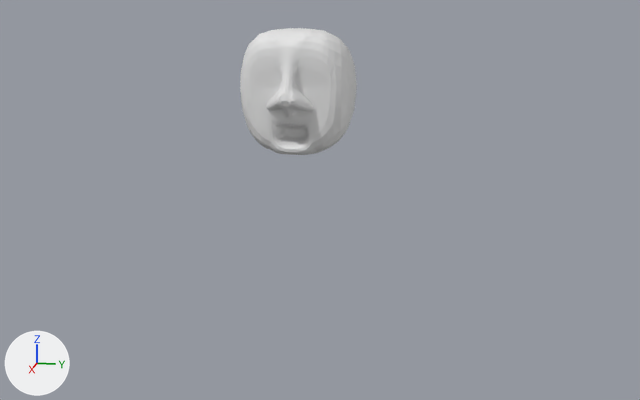
What one commit did to the Blender file content/cube.blend.
The view is the same before and after, from a 50 mm lens placed at (14.98, 3.28, 1.74), pointed at (-0.28, 0.23, -2.08). Every picture has the same lights, and +X, +Y and +Z are marked at lower left.
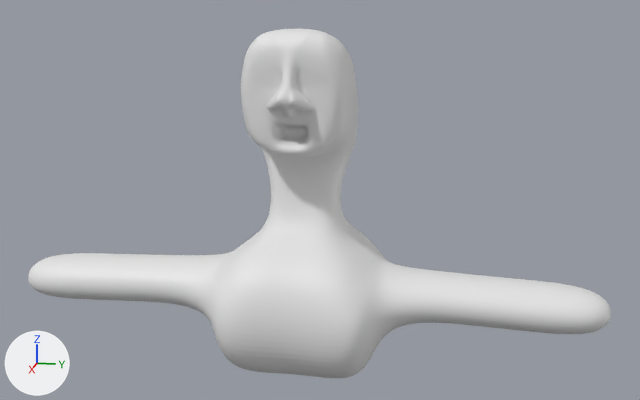
Boxes (x1, y1, x2, y2) around the edits, measured in the pictures (640 x 400 px):
'Cube', reshaped (395% wider, 173% taller): before (240, 28, 357, 155); after (28, 29, 611, 378)
part 1 of me_cube_001, built on: before (260, 49, 350, 154); after (28, 121, 611, 378)

The change, as a list of edits to the scene's bpy script:
```text
Change me_cube_001:
    used by ob_cube; location = (0.0, 0.0, 0.0)
    remove me_cube_001.from_pydata(...)  # 48 vertices, 34 faces; spans x -1.02..1.62, y -1.0..0.0, z -1.13..1.07
    add me_cube_001.from_pydata(...)  # 82 vertices, 63 faces; spans x -2.26..1.89, y -5.51..0.0, z -5.4..1.07
    me_cube_001 part 1
    2 faces are deleted
    26 vertices are added at x -2.26..1.89, y -5.51..0.0, z -5.4..-1.0
    8 new vertices lie (1.36, 0.0, 0.0) away from vertices in x -0.55, y -5.51..-1.37, z -4.17..-3.12
    31 new faces join them
```
